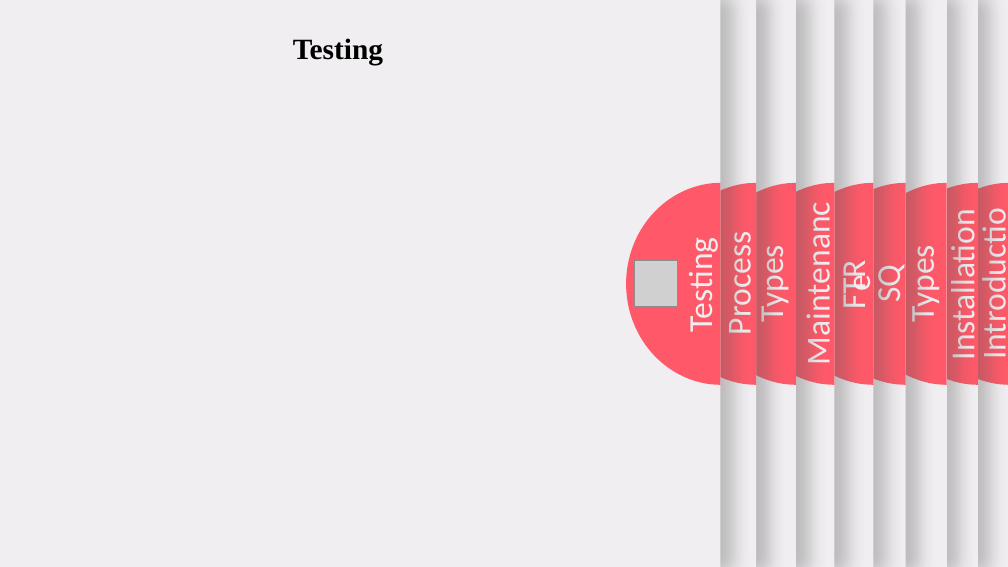
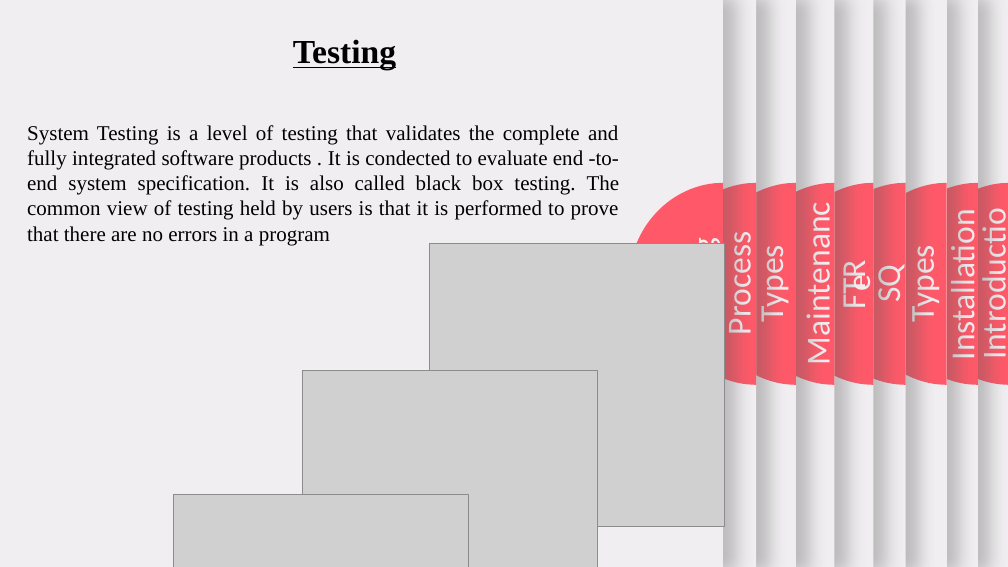
Before and after one commit to anjanshrestha8/third_sem-notes, a slide deck: slide 19 of Sad/unit6.pptx. Drawn at 1008x567 pixels with LibreOffice and Linux fonts; fonts in the diff are those of the drawing; grey boxes stand for pictures. Boxes give left, top, right and bottom in pixels: in the first picture for what was removed or moved away, otherwise in the second. Text is boxed around its words. In the diff, an @@ line names an element or a change of style, - is before the commit and + after.

```diff
--- a/Sad/unit6.pptx
+++ b/Sad/unit6.pptx
@@ text "Testing" at (293,39,396,70): size 28 to 32 pt, underline on @@
@@ text added at (27,125,620,245), 20 pt, text #000000 @@
+System Testing is a level of testing that validates the complete and fully integrated software products . It is condected to evaluate end -to-end system specification. It is also called black box testing. The common view of testing held by users is that it is performed to prove that there are no errors in a program
@@ freeform shape at (628,183,723,385): outline redrawn @@
@@ text "Testing" rewrapped from (680,246,721,329) to (683,237,724,332) @@
@@ picture added at (430,243,724,526) @@
@@ picture removed at (635,261,678,307) @@
@@ picture added at (302,371,597,567) @@
@@ picture added at (174,495,469,567) @@
```
Also in this commit, not shown: 18 other slides changed, 1 slide added.
